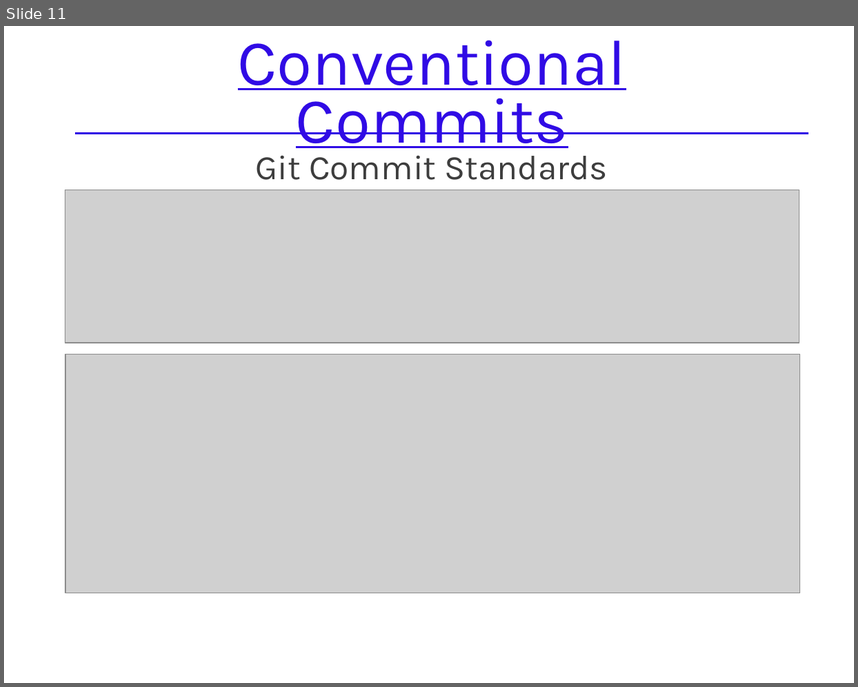
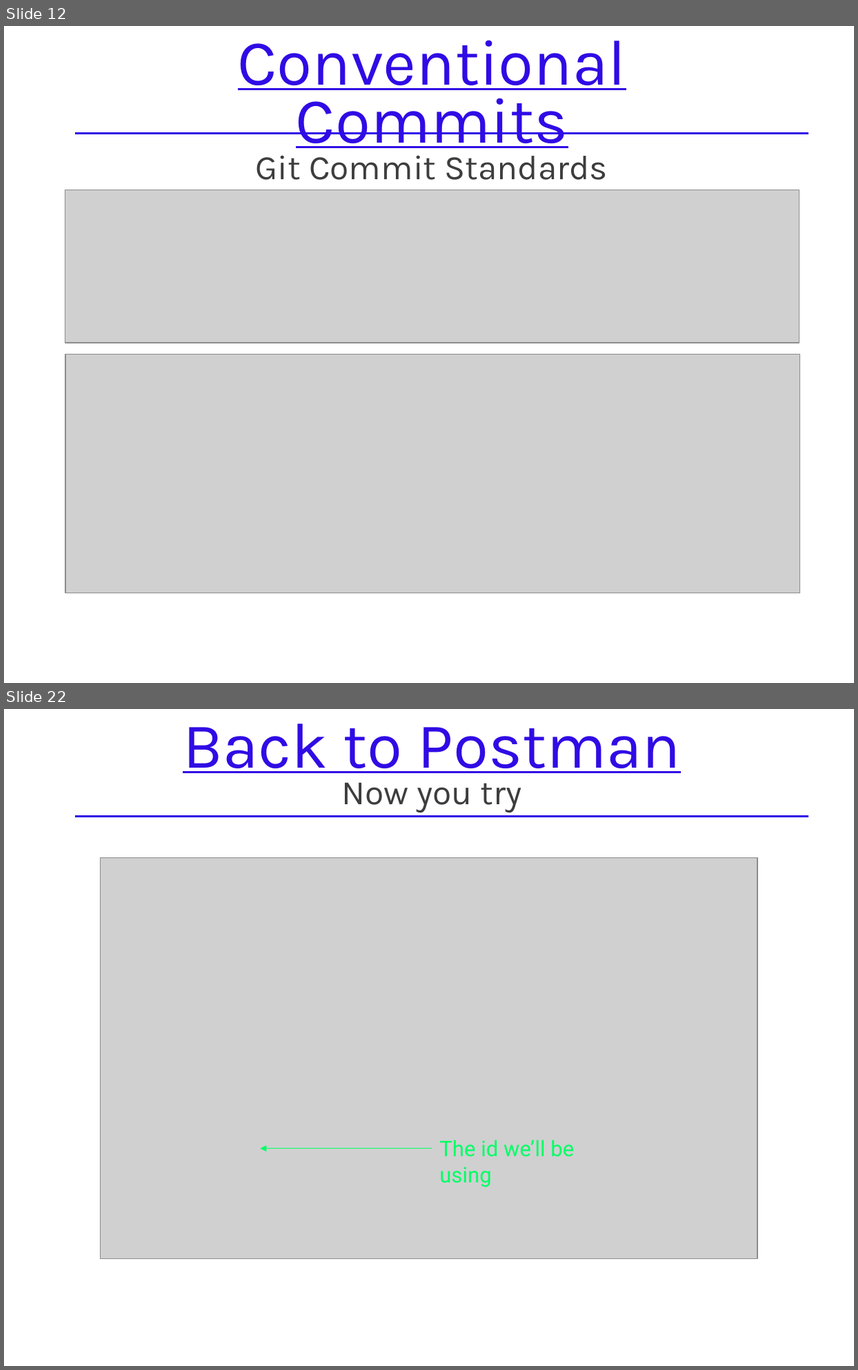
Before and after one commit to Atsukio/REST-API-Workshop, a slide deck: docs/REST API Workshop.pptx. Shown one above the other, each under a label of ours: slide 11 before the commit, slides 12 and 22 after it; the slides between them are not shown. The pictures are 858x687 and 858x1370 pixels, drawn with LibreOffice and Linux fonts; fonts in the diff are those of the drawing; grey boxes stand for pictures. Boxes give left, top, right and bottom in pixels: in the first picture for what was removed or moved away, otherwise in the second. Text is boxed around its words. In the diff, an @@ line names an element or a change of style, - is before the commit and + after.

```diff
--- a/docs/REST API Workshop.pptx
+++ b/docs/REST API Workshop.pptx
@@ slide 22 added at [4, 709, 854, 1366], background #FFFFFF @@
@@ text added at [183, 723, 681, 812], 60 pt, text #300BE5, underline @@
+Back to Postman
+Now you try
@@ line added from (75, 817) to (809, 817), #300BE5 2 pt @@
@@ picture added at [101, 857, 757, 1258] @@
@@ text added at [439, 1140, 574, 1187], 20.1 pt, text #00FF66 @@
+The id we’ll be using
@@ arrow added from (432, 1149) to (260, 1149), #00FF66 0.5 pt @@
@@ what was slide 11 is now slide 12 @@
```
Also in this commit, not shown: 1 slide changed, 12 other slides added.
